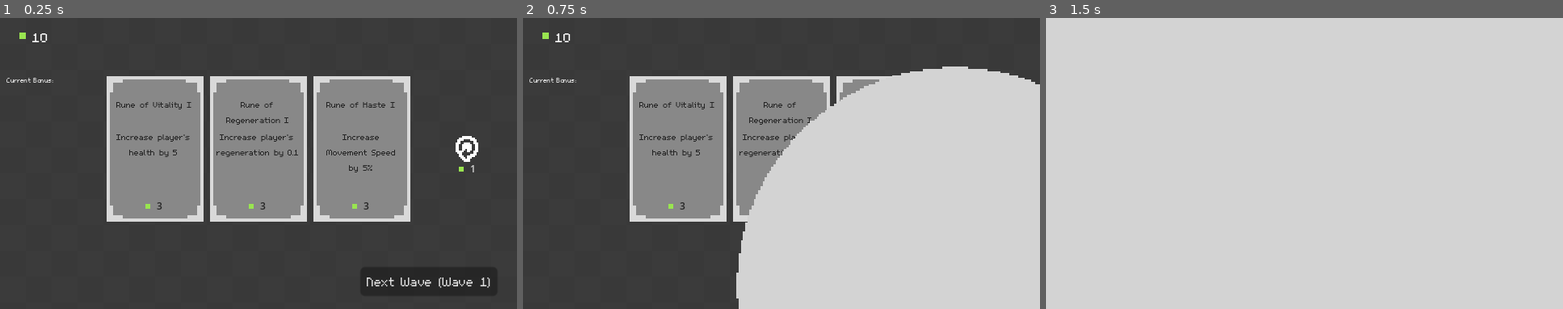
Above: before the commit, frames 1-3 (left to right).
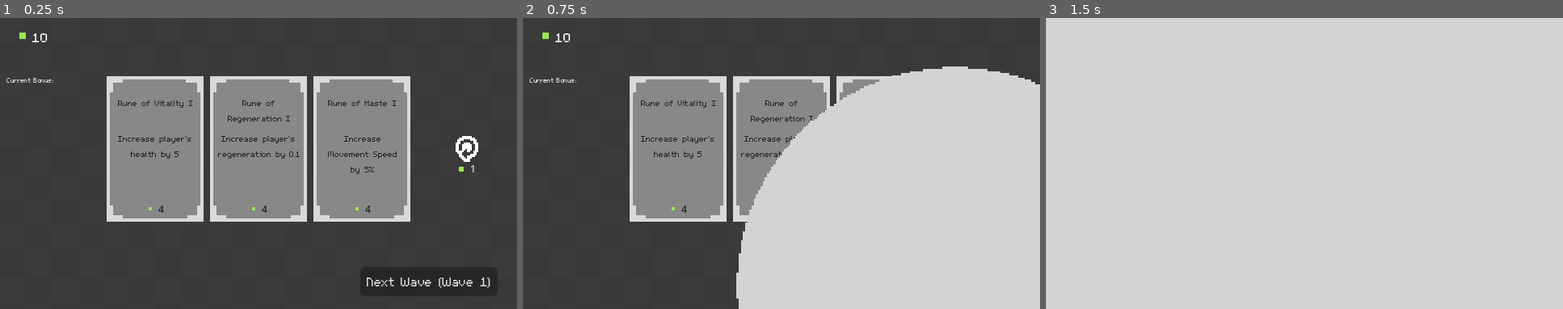
Above: after the commit, the same moments.

Repository: rchiedev/Quadratum
Game: Godot game, scene res://game/buy_upgrade_menu.tscn
Two runs of this game, one before a commit and one after it. Both use one fixed random seed, a clock stepped at 60 frames per second and the inputs below. This scene is started directly instead of the project's main scene.
Inputs:
- Up to frame 1 (0.25 s): no input
- Up to frame 2 (0.75 s): click "Next Wave (Wave 1)" at 0.5 s
- Up to frame 3 (1.5 s): click "Next Wave (Wave 1)" at 1.25 s

The runs differ from the first frame. In frame 1, 1.4% of the frame differs, in the area x 22-77%, y 28-67%; in frame 2, 0.8%; in frame 3, nothing differs.

Commit message:
Update 2
Rebalance game

Diff:
--- a/autoloads/game_manager.tscn
+++ b/autoloads/game_manager.tscn
@@ -26,7 +26,7 @@
 [ext_resource type="Resource" uid="uid://pmn5iq535twb" path="res://upgrades/rune_of_piercing2/rune_of_piercing2.tres" id="16_mcsxk"]
 [ext_resource type="PackedScene" uid="uid://qyqu0rqi1tlq" path="res://units/enemies/4/4.tscn" id="17_empc0"]
 [ext_resource type="Resource" uid="uid://bmwno228g6qq2" path="res://upgrades/rune_of_vitality2/rune_of_vitality2.tres" id="17_xdwi8"]
-[ext_resource type="Resource" uid="uid://bpocioeydg8cn" path="res://upgrades/rune_of_rebound/rune_of_rebound2.tres" id="18_daeht"]
+[ext_resource type="Resource" uid="uid://bpocioeydg8cn" path="res://upgrades/rune_of_rebound/rune_of_rebound.tres" id="18_daeht"]
 [ext_resource type="PackedScene" uid="uid://bsr3ekq11oy26" path="res://units/enemies/6/6.tscn" id="22_1lvm8"]
 [ext_resource type="PackedScene" uid="uid://dtpg2u4g48f6k" path="res://units/enemies/5/5.tscn" id="22_ikr0e"]
 [ext_resource type="Resource" uid="uid://cwc4a64ve6xcg" path="res://upgrades/rune_of_regeneration3/rune_of_regeneration3.tres" id="23_6ienu"]
--- a/game/buy_upgrade_menu.tscn
+++ b/game/buy_upgrade_menu.tscn
@@ -92,6 +92,7 @@
 [node name="HBoxContainer" type="HBoxContainer" parent="VBoxContainer/HBoxContainer"]
 custom_minimum_size = Vector2(60, 90)
 layout_mode = 2
+size_flags_vertical = 4
 
 [node name="UpgradeCard" parent="VBoxContainer/HBoxContainer/HBoxContainer" instance=ExtResource("5_lolo4")]
 unique_name_in_owner = true
--- a/game/enemy_container.gd
+++ b/game/enemy_container.gd
@@ -19,7 +19,10 @@
 	add_child(enemy)
 
 func _on_enemy_timer_timeout():
-	var spawn = floor(GameManager.wave / 5)
+	var spawn = floor(GameManager.wave / 4)
+
+	if GameManager.wave > 20:
+		spawn = spawn + (GameManager.wave - 20)
 
 	var x = randi_range(2 + spawn, 4 + spawn)
 	for i in x:
--- a/game/upgrade_cards.gd
+++ b/game/upgrade_cards.gd
@@ -23,13 +23,13 @@
 	description.text = rune.description
 	if rune.rarity == 0:
 		texture_rect.texture = CARD_UPGRADE_1
-		price = 2 + GameManager.wave
+		price = 3 + GameManager.wave
 	elif rune.rarity == 1:
 		texture_rect.texture = CARD_UPGRADE_2
-		price = 6 + GameManager.wave
+		price = 7 + GameManager.wave
 	else:
 		texture_rect.texture = CARD_UPGRADE_3
-		price = 12 + GameManager.wave
+		price = 14 + GameManager.wave
 
 	set_visibility(true)
 	set_price_label()
--- a/game/upgrade_cards.tscn
+++ b/game/upgrade_cards.tscn
@@ -35,11 +35,15 @@
 
 [node name="Name" type="Label" parent="."]
 unique_name_in_owner = true
-layout_mode = 0
-offset_left = 4.0
-offset_top = 14.0
-offset_right = 55.0
-offset_bottom = 31.0
+layout_mode = 1
+anchors_preset = 5
+anchor_left = 0.5
+anchor_right = 0.5
+offset_left = -25.5
+offset_top = 13.0
+offset_right = 25.5
+offset_bottom = 30.0
+grow_horizontal = 2
 text = "Rune of Gunpower III"
 label_settings = SubResource("LabelSettings_y35t7")
 horizontal_alignment = 1
@@ -47,33 +51,40 @@
 
 [node name="Description" type="Label" parent="."]
 unique_name_in_owner = true
-layout_mode = 0
-offset_left = 3.0
-offset_top = 34.0
-offset_right = 56.0
-offset_bottom = 58.0
-text = "Increase Attack Speed by 999%"
+layout_mode = 1
+anchors_preset = 7
+anchor_left = 0.5
+anchor_top = 1.0
+anchor_right = 0.5
+anchor_bottom = 1.0
+offset_left = -26.5
+offset_top = -55.0
+offset_right = 26.5
+offset_bottom = -18.0
+grow_horizontal = 2
+grow_vertical = 0
+text = "Increase projectile's bounce by 1. Decrease damage by 15%"
 label_settings = SubResource("LabelSettings_lr2mf")
 horizontal_alignment = 1
 autowrap_mode = 2
 
-[node name="GemImage" type="TextureRect" parent="."]
+[node name="HBoxContainer" type="HBoxContainer" parent="."]
+layout_mode = 0
+offset_left = 26.0
+offset_top = 78.0
+offset_right = 36.0
+offset_bottom = 87.0
+alignment = 1
+
+[node name="GemImage" type="TextureRect" parent="HBoxContainer"]
 unique_name_in_owner = true
-layout_mode = 0
-offset_left = 24.0
-offset_top = 79.0
-offset_right = 27.0
-offset_bottom = 82.0
+layout_mode = 2
 size_flags_vertical = 4
 texture = ExtResource("5_p0o3h")
 
-[node name="Price" type="Label" parent="."]
+[node name="Price" type="Label" parent="HBoxContainer"]
 unique_name_in_owner = true
-layout_mode = 0
-offset_left = 31.0
-offset_top = 75.0
-offset_right = 36.0
-offset_bottom = 87.0
+layout_mode = 2
 size_flags_horizontal = 4
 text = "9"
 label_settings = SubResource("LabelSettings_3od2h")
--- a/units/enemies/enemy.gd
+++ b/units/enemies/enemy.gd
@@ -6,7 +6,7 @@
 @onready var attacking_behavior = %AttackingBehavior
 
 @export var max_health : float = 20.0
-@export_range(1.00, 1.2, 0.01) var growth_per_wave : float = 1.0
+@export_range(1.00, 1.20, 0.01) var growth_per_wave : float = 1.0
 @export var speed : float = 20.0
 @export var damage : float = 5.0
 @export var gem_qty : int = 1
@@ -21,14 +21,27 @@
 var target : Player
 var direction : Vector2
 var is_dead : bool = false
+var growth : float = 0.0
 
 func _ready():
 	is_dead = false
-	max_health = max_health * pow(growth_per_wave, GameManager.wave)
+	growth = growth_per_wave
+
+	if GameManager.wave > 20:
+		growth = growth_per_wave + (float(GameManager.wave - 20) / 10.0)
+
+	max_health = max_health * pow(growth, GameManager.wave)
 	health = max_health
-	damage = damage * pow(growth_per_wave, GameManager.wave)
-	if GameManager.wave >= 10:
-		gem_qty += 1
+	damage = damage * pow(growth, GameManager.wave)
+
+	var fixed_bonus_gem = floor(GameManager.wave / 10)
+	gem_qty = gem_qty + fixed_bonus_gem
+
+	var bonus_gem_change = GameManager.wave % 10
+	if bonus_gem_change > 0:
+		if randi_range(1, 11) <= bonus_gem_change:
+			gem_qty = gem_qty + 1
+
 
 	target = get_tree().get_first_node_in_group("player")
 
--- /dev/null
+++ b/upgrades/rune_of_rebound/rune_of_rebound.tres
@@ -0,0 +1,12 @@
+[gd_resource type="Resource" script_class="Rune" load_steps=4 format=3 uid="uid://bpocioeydg8cn"]
+
+[ext_resource type="Resource" uid="uid://mg8j0w81gd8q" path="res://upgrades/rune_of_rebound/effect0.tres" id="1_gsx5i"]
+[ext_resource type="Resource" uid="uid://3hfw82h18frx" path="res://upgrades/rune_of_rebound/effect1.tres" id="2_23un7"]
+[ext_resource type="Script" path="res://upgrades/rune.gd" id="3_5cusr"]
+
+[resource]
+script = ExtResource("3_5cusr")
+name = "Rune of Rebound"
+description = "Increase projectile's bounce by 1. Decrease damage by 15%"
+rarity = 2
+effects = Array[Resource("res://upgrades/effect.gd")]([ExtResource("1_gsx5i"), ExtResource("2_23un7")])
--- a/upgrades/rune_of_rebound/rune_of_rebound2.tres
+++ /dev/null
@@ -1,12 +0,0 @@
-[gd_resource type="Resource" script_class="Rune" load_steps=4 format=3 uid="uid://bpocioeydg8cn"]
-
-[ext_resource type="Resource" uid="uid://mg8j0w81gd8q" path="res://upgrades/rune_of_rebound/effect0.tres" id="1_h33at"]
-[ext_resource type="Resource" uid="uid://3hfw82h18frx" path="res://upgrades/rune_of_rebound/effect1.tres" id="2_2hmu1"]
-[ext_resource type="Script" path="res://upgrades/rune.gd" id="3_vv33q"]
-
-[resource]
-script = ExtResource("3_vv33q")
-name = "Rune of Rebound II"
-description = "Increase projectile's bounce by 1. Decrease damage by 15%"
-rarity = 2
-effects = Array[Resource("res://upgrades/effect.gd")]([ExtResource("1_h33at"), ExtResource("2_2hmu1")])
